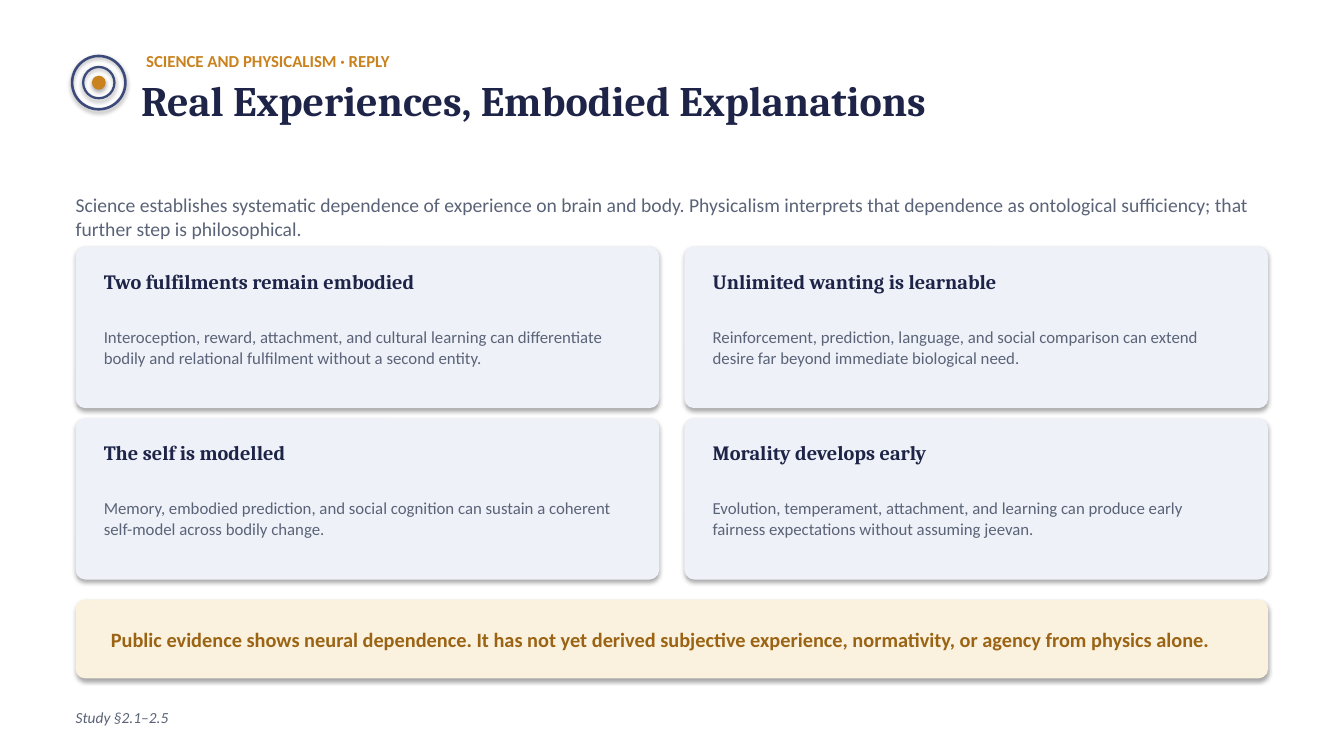
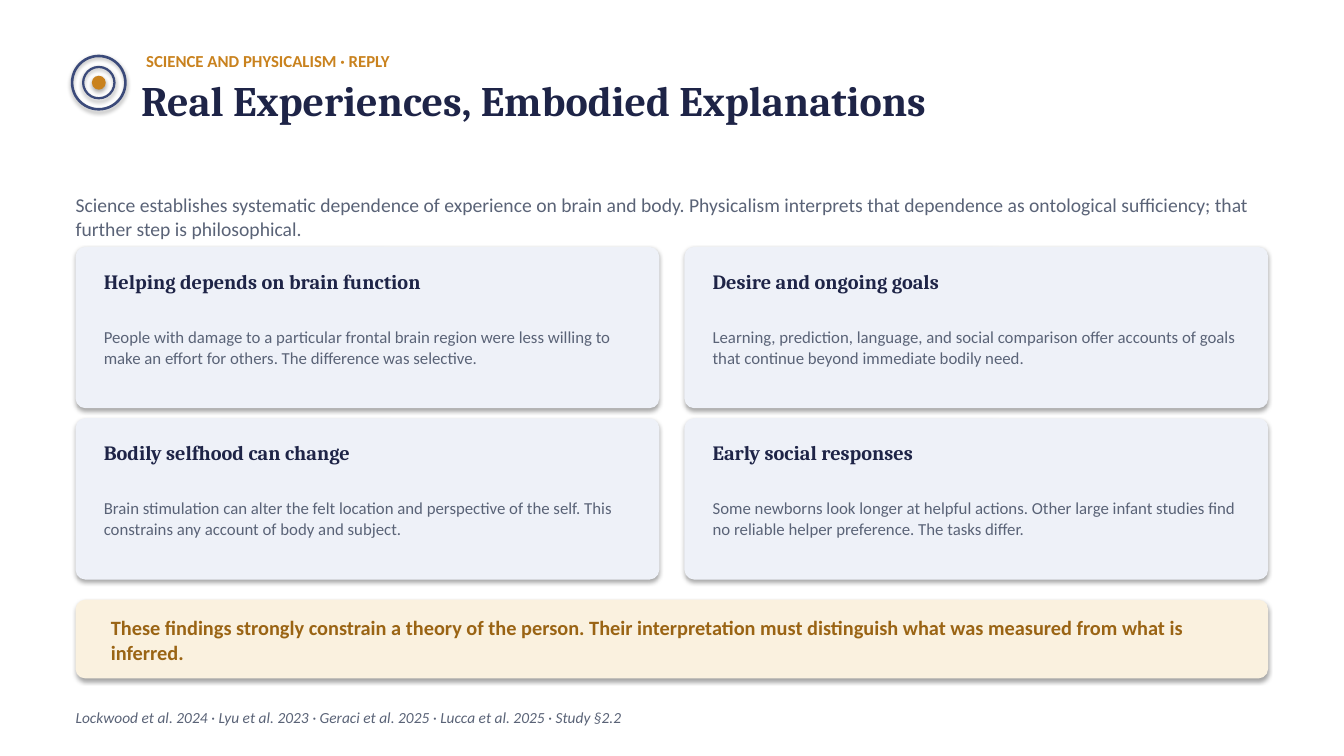
Before and after one commit to raghavamohan/AnalyticMadhyasthDarshan, a slide deck: slide 5 of Studies/Why-Humans-Are-Not-Just-Material/Why-Humans-Are-Not-Just-Material.pptx. Drawn at 1344x756 pixels with LibreOffice and Linux fonts; fonts in the diff are those of the drawing. Boxes give left, top, right and bottom in pixels: in the first picture for what was removed or moved away, otherwise in the second. Text is boxed around its words. In the diff, an @@ line names an element or a change of style, - is before the commit and + after.

Commit message:
Revise human sentience study and align presentation

```diff
--- a/Studies/Why-Humans-Are-Not-Just-Material/Why-Humans-Are-Not-Just-Material.pptx
+++ b/Studies/Why-Humans-Are-Not-Just-Material/Why-Humans-Are-Not-Just-Material.pptx
@@ text at <box>104,274,420,294</box>: text changed @@
-Two fulfilments remain embodied
+Helping depends on brain function
@@ text at <box>713,275,939,294</box>: text changed @@
-Unlimited wanting is learnable
+Desire and ongoing goals
@@ text at <box>104,331,610,364</box>: text changed @@
-Interoception, reward, attachment, and cultural learning can differentiate bodily and relational fulfilment without a second entity.
+People with damage to a particular frontal brain region were less willing to make an effort for others. The difference was selective.
@@ text at <box>713,331,1235,367</box>: text changed @@
-Reinforcement, prediction, language, and social comparison can extend desire far beyond immediate biological need.
+Learning, prediction, language, and social comparison offer accounts of goals that continue beyond immediate bodily need.
@@ text at <box>104,445,350,465</box>: text changed @@
-The self is modelled
+Bodily selfhood can change
@@ text at <box>713,446,913,465</box>: text changed @@
-Morality develops early
+Early social responses
@@ text at <box>104,502,611,538</box>: text changed @@
-Memory, embodied prediction, and social cognition can sustain a coherent self-model across bodily change.
+Brain stimulation can alter the felt location and perspective of the self. This constrains any account of body and subject.
@@ text at <box>713,502,1235,538</box>: text changed @@
-Evolution, temperament, attachment, and learning can produce early fairness expectations without assuming jeevan.
+Some newborns look longer at helpful actions. Other large infant studies find no reliable helper preference. The tasks differ.
@@ text at <box>111,620,1183,660</box>: text changed @@
-Public evidence shows neural dependence. It has not yet derived subjective experience, normativity, or agency from physics alone.
+These findings strongly constrain a theory of the person. Their interpretation must distinguish what was measured from what is inferred.
@@ text at <box>76,712,621,726</box>: text changed @@
-Study §2.1–2.5
+Lockwood et al. 2024 · Lyu et al. 2023 · Geraci et al. 2025 · Lucca et al. 2025 · Study §2.2
```
Also in this commit, not shown: 16 other slides changed, 16 other files.
